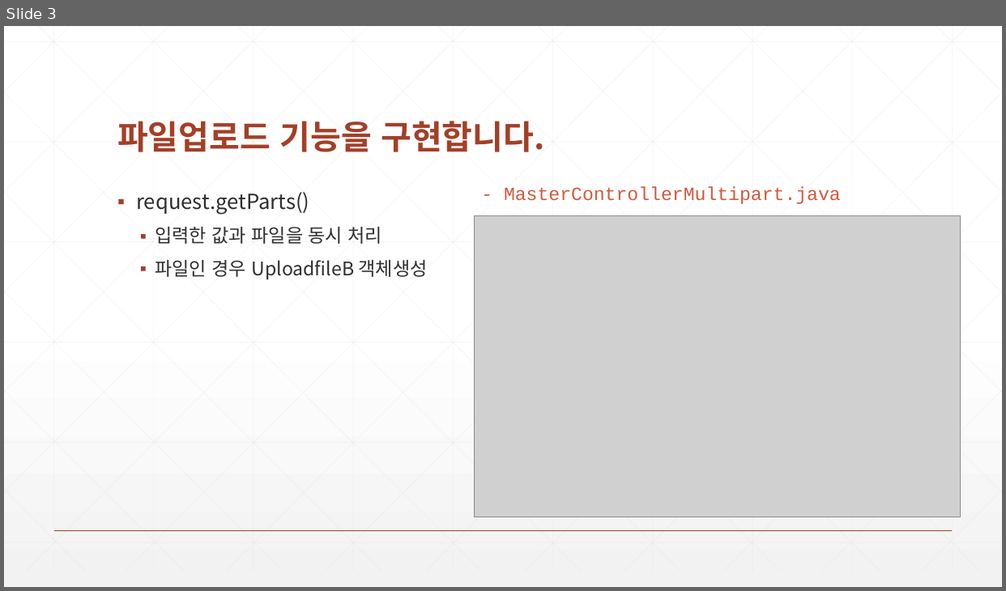
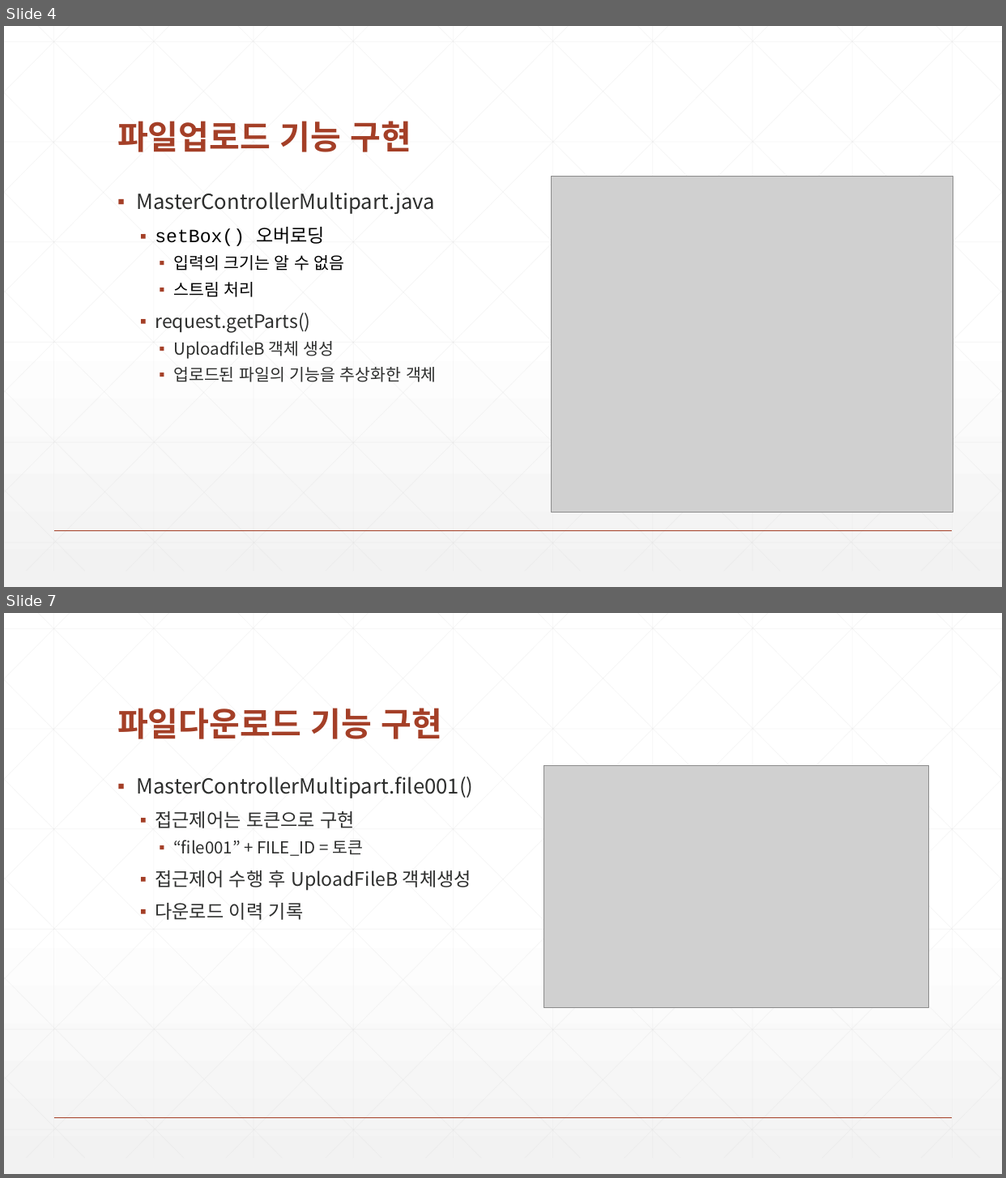
Before and after one commit to zeroshift01/code5, a slide deck: inflearn01/doc/심화_파일업로드기능을구현합니다.pptx. Shown one above the other, each under a label of ours: slide 3 before the commit, slides 4 and 7 after it; the slides between them are not shown. The pictures are 1006x591 and 1006x1178 pixels, drawn with LibreOffice and Linux fonts; fonts in the diff are those of the drawing; grey boxes stand for pictures. Boxes give left, top, right and bottom in pixels: in the first picture for what was removed or moved away, otherwise in the second. Text is boxed around its words. In the diff, an @@ line names an element or a change of style, - is before the commit and + after.

```diff
--- a/inflearn01/doc/심화_파일업로드기능을구현합니다.pptx
+++ b/inflearn01/doc/심화_파일업로드기능을구현합니다.pptx
@@ slide 7 added at (4,613,1002,1174), background gradient #FFFFFF to #F2F2F2; not listed: 47 template elements that a slide beside it also shows @@
@@ title added at (117,708,442,739), 32 pt, text #A43F27, bold @@
+파일다운로드 기능 구현
@@ text added at (136,777,473,920), 18 pt, text #2D2E2D @@
+▪ MasterControllerMultipart.file001()
+  ▪ 접근제어는 토큰으로 구현
+    ▪ “file001” + FILE_ID = 토큰
+  ▪ 접근제어 수행 후 UploadFileB 객체생성
+  ▪ 다운로드 이력 기록
@@ picture added at (543,766,929,1008) @@
@@ what was slide 3 is now slide 4 @@
@@ slide 4 changed as well @@
@@ title at (117,121,412,152): text changed @@
-파일업로드 기능을 구현합니다.
+파일업로드 기능 구현
@@ text at (136,192,435,297): paragraphs added @@
+▪ MasterControllerMultipart.java
+  ▪ setBox() 오버로딩
+    ▪ 입력의 크기는 알 수 없음
+    ▪ 스트림 처리
@@ text removed at (504,187,841,204) @@
-- MasterControllerMultipart.java
@@ picture: place and size @@
-picture at (474,216,961,517)
+picture at (552,177,953,513)
@@ text at (155,313,310,332): size 20 to 18 pt in "request.getParts()"; list level 1 to 2 in "request.getParts()" @@
@@ text at (173,341,437,382): text changed; size 18 to 16 pt @@
-  ▪ 입력한 값과 파일을 동시 처리
-  ▪ 파일인 경우 UploadfileB 객체생성
+    ▪ UploadfileB 객체 생성
+    ▪ 업로드된 파일의 기능을 추상화한 객체
```
Also in this commit, not shown: 4 other slides changed, 5 other slides added, 2 slides removed, 5 other files.
